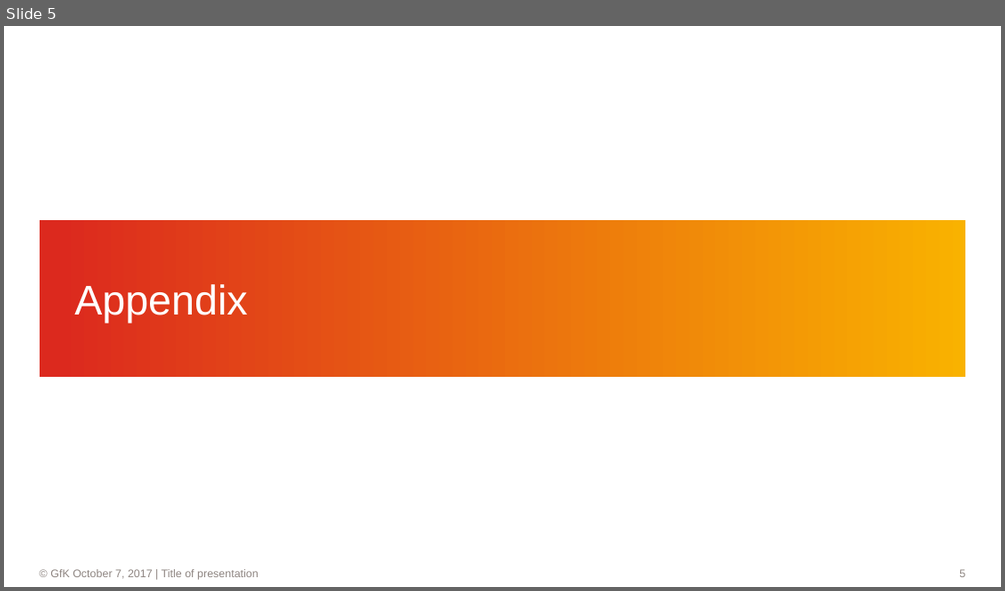
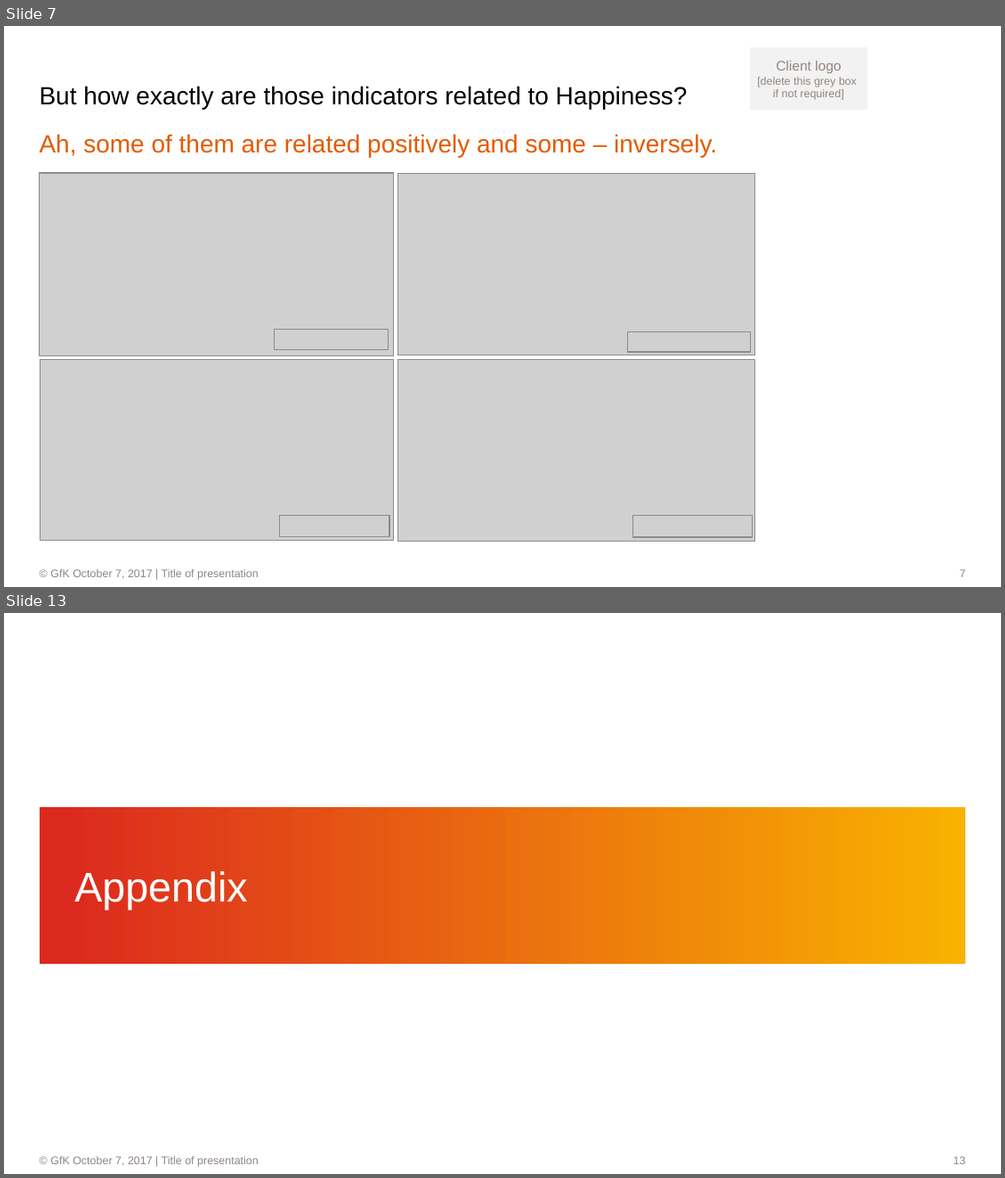
Before and after one commit to dl7631/Predict_World_Happiness, a slide deck: World Happiness.pptx. Shown one above the other, each under a label of ours: slide 5 before the commit, slides 7 and 13 after it; the slides between them are not shown. The pictures are 1005x591 and 1005x1178 pixels, drawn with LibreOffice and Linux fonts; fonts in the diff are those of the drawing; grey boxes stand for pictures; background and template pictures are left out. Boxes give left, top, right and bottom in pixels: in the first picture for what was removed or moved away, otherwise in the second. Text is boxed around its words. In the diff, an @@ line names an element or a change of style, - is before the commit and + after.

```diff
--- a/World Happiness.pptx
+++ b/World Happiness.pptx
@@ slide 7 added at bbox=[4, 26, 1001, 587], background #FFFFFF; not listed: 2 template elements that a slide beside it also shows @@
@@ rectangle added at bbox=[750, 47, 867, 110], fill #F2F2F2, 8 pt, text #928580 @@
+Client logo
+[delete this grey box
+if not required]
@@ title added at bbox=[40, 86, 688, 110], 18 pt, text #000000 @@
+But how exactly are those indicators related to Happiness?
@@ text added at bbox=[40, 134, 717, 157], 18 pt, text #E55A00 @@
+Ah, some of them are related positively and some – inversely.
@@ picture added at bbox=[39, 173, 393, 356] @@
@@ picture added at bbox=[397, 173, 754, 355] @@
@@ picture added at bbox=[275, 329, 388, 350] @@
@@ picture added at bbox=[628, 331, 751, 351] @@
@@ picture added at bbox=[40, 359, 394, 540] @@
@@ picture added at bbox=[397, 359, 754, 540] @@
@@ picture added at bbox=[279, 515, 388, 536] @@
@@ picture added at bbox=[633, 516, 752, 538] @@
@@ what was slide 5 is now slide 13 @@
@@ page number at bbox=[953, 1156, 965, 1164]: text changed @@
-5
+13
```
Also in this commit, not shown: 11 other slides added, 4 slides removed, 2 other files.
